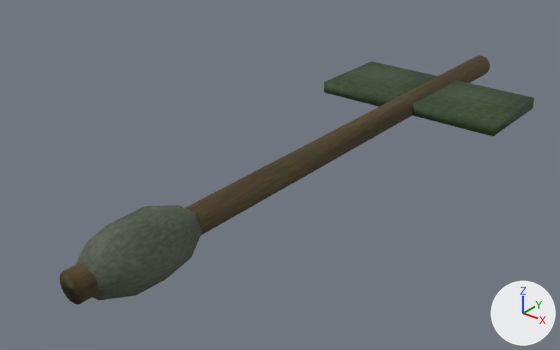
An edit to the glTF model public/models/projectile_arrow.glb, drawn before and after from the same camera.
Rendered twice from a 50 mm camera at (0.463, -0.682, 0.358) aimed at (-0.033, -0.062, -0.026). Every picture has the same lights, and +X, +Y and +Z are marked at lower right. The picture after the commit comes second. Where no turn or scale is listed for an object, it has been applied to the vertices. Vertices at exactly the same position are counted once.

Names of what the first picture shows: 'Projectile shaft.001', 'Stabilizer.002', 'Stabilizer.003', 'Warhead.001'.
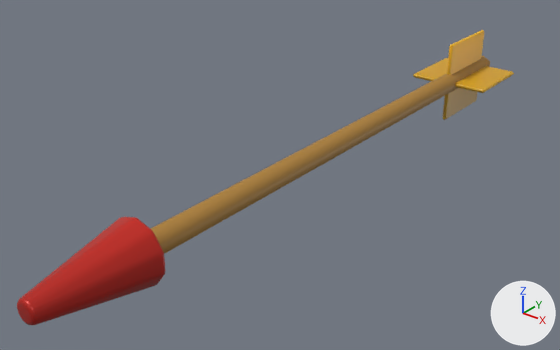
Boxes [x1, y1, x2, y2] around the edits, measured in the pictures (560 x 350 px):
'Projectile shaft.001', reshaped, moved, recoloured (21% narrower, 20% shorter)
    before: [60, 55, 490, 304]
    after: [150, 56, 490, 254]
'Explosive head.001', added (red)
    after: [17, 217, 165, 325]
'Warhead.001', deleted
    before: [76, 205, 202, 300]
'Stabilizer.003', deleted (green)
    before: [412, 80, 534, 136]
'Stabilizer.002', deleted (green)
    before: [324, 61, 437, 107]
'Fletching.004', added (orange)
    after: [447, 30, 484, 75]
'Fletching.003', added (orange)
    after: [455, 66, 514, 93]
'Fletching.002', added (brown)
    after: [443, 88, 477, 120]
'Fletching.001', added (orange)
    after: [413, 58, 448, 81]

Edits to the bpy script that builds the scene:
```text
Add img_painted_light_0_70_1:
    img_painted_light_0_70_1 = load_image('Painted light 0.70-1', '_unpacked/Painted_light_0.70-1', 2, 32, 'sRGB')
Add mat_gun_furniture:
    mat_gun_furniture = bpy.data.materials.new('Gun furniture')
    # colours: orange #c7923f
    # uses the picture img_painted_light_0_70_1
Add mat_hazard_yellow:
    mat_hazard_yellow = bpy.data.materials.new('Hazard yellow')
    # colours: yellow #ffbf1f
    # uses the picture img_painted_light_0_70_1
Add mat_signal_rust:
    mat_signal_rust = bpy.data.materials.new('Signal rust')
    # colours: red #d8281c
    # uses the picture img_painted_light_0_70_1
Change me_cylinder_085:
    used by ob_projectile_shaft_001; location = (0.0, 0.0, 0.0)
    remove me_cylinder_085.from_pydata(...)  # 40 vertices, 76 faces; spans x -0.015..0.015, y -0.375..0.375, z -0.015..0.015
    remove me_cylinder_085.materials.append(mat_palm_bark)  # picture img_palm_bark_surface
    add me_cylinder_085.from_pydata(...)  # 12 vertices, 20 faces; spans x -0.012..0.012, y -0.34..0.34, z -0.014..0.014
    me_cylinder_085 part 1: the whole mesh is rebuilt
    add me_cylinder_085.materials.append(mat_gun_furniture)
Add me_cube_428:
    me_cube_428.from_pydata(...)  # 24 vertices, 44 faces; spans x -0.003..0.003, y -0.05..0.05, z -0.025..0.025
    me_cube_428.materials.append(mat_hazard_yellow)
Add me_cube_427:
    me_cube_427.from_pydata(...)  # 24 vertices, 44 faces; spans x -0.025..0.025, y -0.05..0.05, z -0.003..0.003
    me_cube_427.materials.append(mat_hazard_yellow)
Add me_cube_426:
    me_cube_426.from_pydata(...)  # 24 vertices, 44 faces; spans x -0.003..0.003, y -0.05..0.05, z -0.025..0.025
    me_cube_426.materials.append(mat_hazard_yellow)
Add me_cone_042:
    me_cone_042.from_pydata(...)  # 140 vertices, 276 faces; spans x -0.0326..0.0326, y -0.06..0.06, z -0.0335..0.0335
    me_cone_042.materials.append(mat_signal_rust)
Change ob_projectile_shaft_001:
    ob_projectile_shaft_001.location: (0.0, 0.0, 0.0) -> (0.0, 0.04, 0.0)
Remove ob_warhead_001:
    ob_warhead_001 = bpy.data.objects.new('Warhead.001', me_icosphere_093)
    ob_warhead_001.location = (0.0, -0.3, 0.0)
Remove ob_stabilizer_002:
    ob_stabilizer_002 = bpy.data.objects.new('Stabilizer.002', me_cube_505)
    ob_stabilizer_002.location = (-0.065, 0.21, 0.0)
Remove ob_stabilizer_003:
    ob_stabilizer_003 = bpy.data.objects.new('Stabilizer.003', me_cube_506)
    ob_stabilizer_003.location = (0.065, 0.21, 0.0)
Add ob_fletching_004:
    ob_fletching_004 = bpy.data.objects.new('Fletching.004', me_cube_428)
    ob_fletching_004.location = (0.0, 0.32, 0.03)
Add ob_fletching_003:
    ob_fletching_003 = bpy.data.objects.new('Fletching.003', me_cube_427)
    ob_fletching_003.location = (0.03, 0.32, 0.0)
Add ob_fletching_002:
    ob_fletching_002 = bpy.data.objects.new('Fletching.002', me_cube_426)
    ob_fletching_002.location = (0.0, 0.32, -0.03)
Add ob_fletching_001:
    ob_fletching_001 = bpy.data.objects.new('Fletching.001', me_cube_427.copy())
    ob_fletching_001.location = (-0.03, 0.32, 0.0)
Add ob_explosive_head_001:
    ob_explosive_head_001 = bpy.data.objects.new('Explosive head.001', me_cone_042)
    ob_explosive_head_001.location = (0.0, -0.36, 0.0)
```
